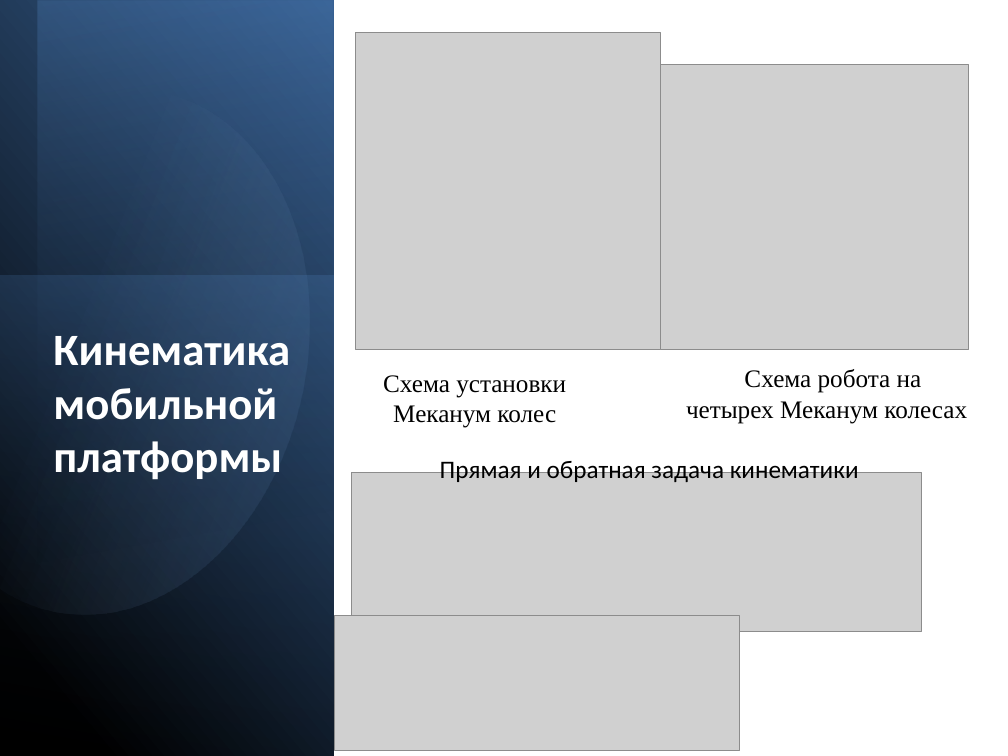
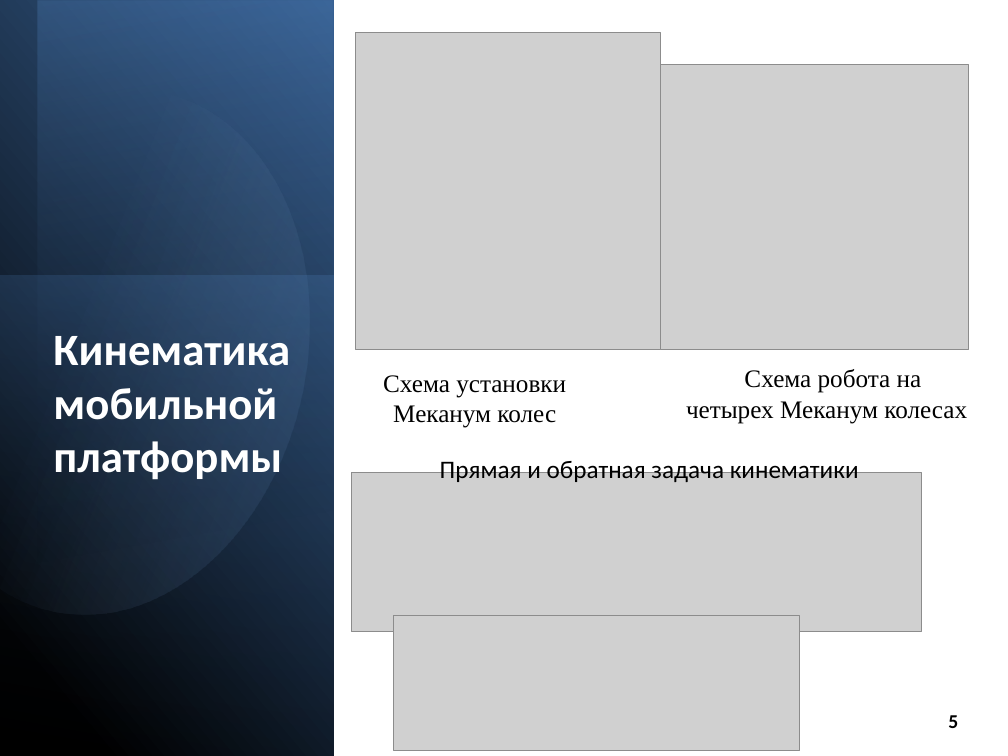
Before and after one commit to buigbvns/diplom, a slide deck: slide 5 of презентации/мобильная платформа.pptx. Drawn at 1008x756 pixels with LibreOffice and Linux fonts; fonts in the diff are those of the drawing; grey boxes stand for pictures. Boxes give left, top, right and bottom in pixels: in the first picture for what was removed or moved away, otherwise in the second. Text is boxed around its words. In the diff, an @@ line names an element or a change of style, - is before the commit and + after.

```diff
--- a/презентации/мобильная платформа.pptx
+++ b/презентации/мобильная платформа.pptx
@@ picture: place and size @@
-picture at <box>334,615,740,750</box>
+picture at <box>394,616,800,751</box>
@@ page number added at <box>948,715,958,728</box>, 14 pt, text #000000, bold @@
+5
```
Also in this commit, not shown: 9 other slides changed, 1 slide added, 1 slide removed, 3 other files.
